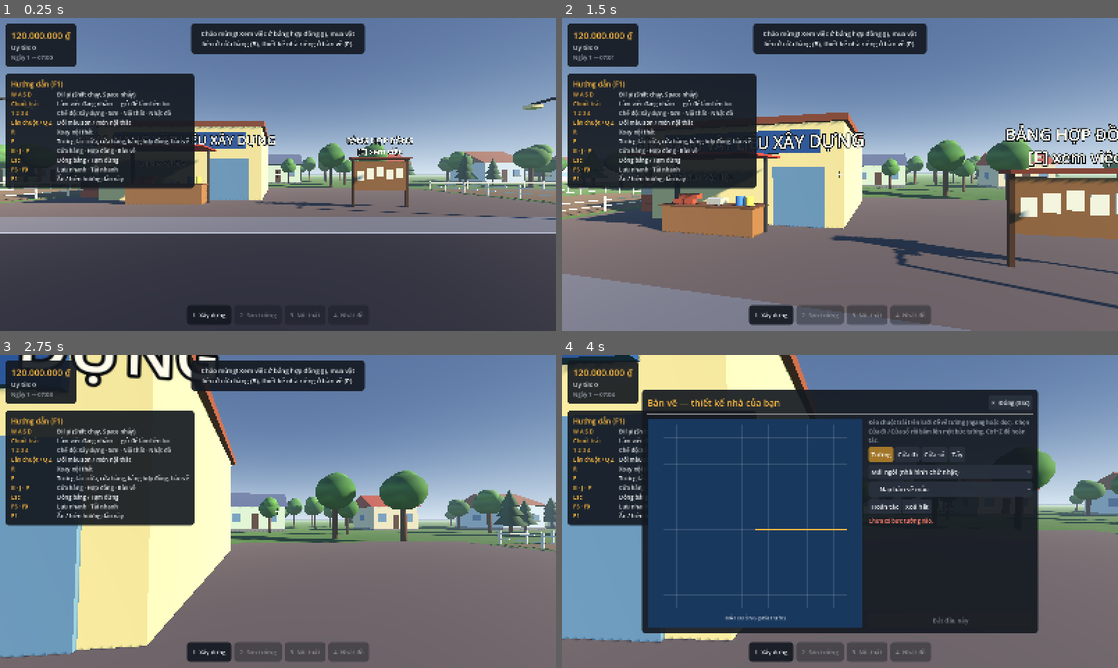
Above: before the commit, frames 1-4 (two rows, left to right).
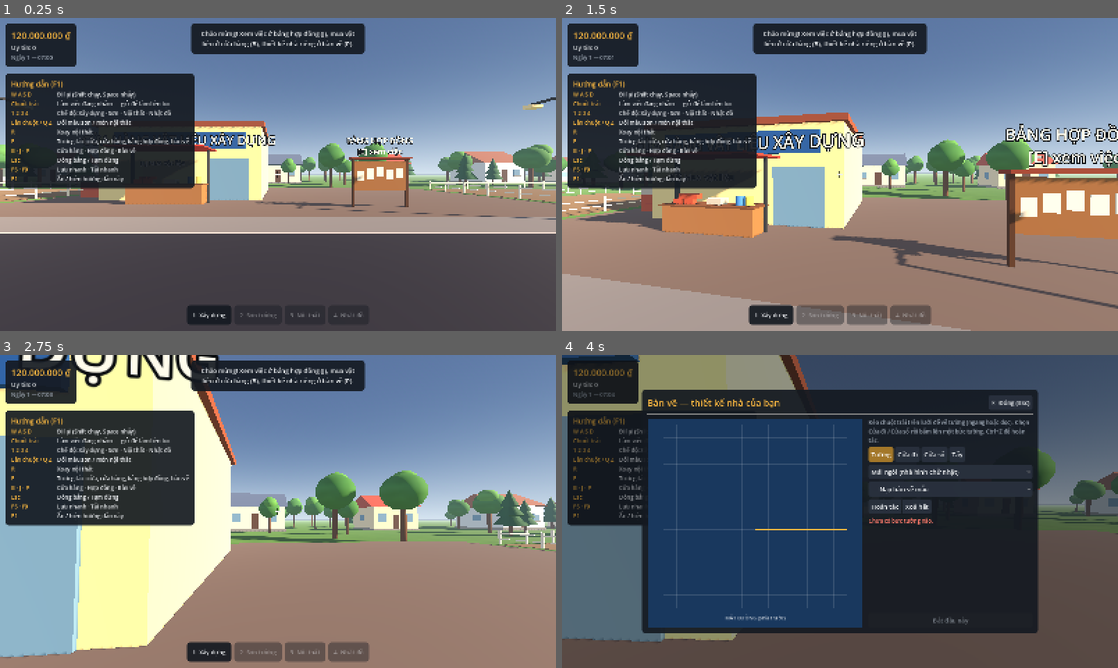
Above: after the commit, the same moments.

Repository: duahnproducts/builder_simulator
Game: Godot game, scene res://scenes/main.tscn
Two runs of this game, one before a commit and one after it. Both use one fixed random seed, a clock stepped at 60 frames per second and the inputs below.
Inputs (mouse positions are in pixels of both pictures, inside the frame that each line leads up to):
- Up to frame 1 (0.25 s): no input
- Up to frame 2 (1.5 s): tap Enter at 0.5 s; move the mouse to (867, 174) at 0.52 s; hold Q (cycle_next) 0.53-1.28 s; hold W (move_forward) from 0.53 s (still down); click (867, 174) at 0.67 s; tap Space (jump) at 0.77 s; move the mouse to (812, 174) at 1.27 s; tap Z (cycle_prev) at 1.35 s; click (812, 174) at 1.42 s
- Up to frame 3 (2.75 s): keep holding W (move_forward); tap Space (jump) at 1.52 s; move the mouse to (289, 505) at 2.02 s; hold E (interact) from 2.03 s (still down); click (289, 505) at 2.17 s
- Up to frame 4 (4 s): move the mouse to (834, 517) at 2.77 s; release E (interact) at 2.78 s; tap P (open_blueprint) at 2.85 s; click (834, 517) at 2.92 s; tap Space (jump) at 3.02 s; release W (move_forward) at 3.5 s; drag from (756, 524) to (867, 511) at 3.52 s

The runs differ from the first frame. In frame 1, 18% of the frame differs, in the area x 0-100%, y 27-69%; in frame 2, 46%, in the area x 0-100%, y 30-100%; in frame 3, 37%; in frame 4, 37%.

Commit message:
Chỉnh giao diện và ánh sáng sau khi xem ảnh chụp nghiệm thu
- Danh sách hợp đồng: mỗi hàng hai dòng (tên + trạng thái có màu) thay
  cho ItemList (vốn bỏ ký tự xuống dòng nên chữ dính nhau "chú TưCó...").
- Mở bảng: nền tối mờ phía sau; HUD ẩn checklist, tâm ngắm, gợi ý và
  thanh công cụ để không chồng chữ lên bảng.
- Thanh "Nội thất" không còn đầy khi giai đoạn đang khoá (công trình
  không bắt buộc nội thất).
- Thứ tự giai đoạn: Kahn ưu tiên giai đoạn khai báo sớm (mảng sắp xếp +
  tìm kiếm nhị phân) → "trát → sơn → lát nền" tự nhiên hơn.
- Ánh sáng môi trường chỉ 60% từ bầu trời, còn lại trắng ấm: trong nhà
  không bị ám xanh.

Co-Authored-By: Claude Opus 5.5 <noreply@anthropic.com>
Claude-Session: https://claude.ai/code/session_019BU5gwfSqov1PkxnhjWsa7

Diff:
--- a/scripts/core/construction_project.gd
+++ b/scripts/core/construction_project.gd
@@ -198,6 +198,8 @@
 				var n := int(required_furniture[item_id])
 				need += n
 				have += mini(n, furniture_inside(item_id))
+			if need == 0:  # không bắt buộc món nào: xong ngay khi được phép bày đồ
+				return 1.0 if can_furnish() else 0.0
 			return _ratio(have, need)
 	return 0.0
 
--- a/scripts/core/stage_graph.gd
+++ b/scripts/core/stage_graph.gd
@@ -27,33 +27,37 @@
 
 
 ## Sắp xếp topo bằng thuật toán Kahn: lặp lại việc lấy ra đỉnh không còn phụ thuộc.
+## Trong các đỉnh đang sẵn sàng, luôn lấy đỉnh **khai báo sớm nhất** (hàng đợi ưu tiên theo thứ tự
+## khai báo), nên thứ tự ra đời tự nhiên: "trát → sơn" đi liền nhau thay vì bị "lát nền" chen giữa.
 ## Trả về mảng rỗng nếu có chu trình hoặc phụ thuộc vào giai đoạn không tồn tại.
 func topological_order() -> Array[String]:
-	var indegree: Dictionary = {}
-	var dependents: Dictionary = {}
-	for id in _ids:
-		indegree[id] = 0
-		dependents[id] = []
-	for id in _ids:
-		for r: String in _requires[id]:
-			if not indegree.has(r):
+	var index: Dictionary = {}
+	for i in _ids.size():
+		index[_ids[i]] = i
+	var indegree := PackedInt32Array()
+	indegree.resize(_ids.size())
+	var dependents: Array[PackedInt32Array] = []
+	dependents.resize(_ids.size())
+	for i in _ids.size():
+		for r: String in _requires[_ids[i]]:
+			if not index.has(r):
 				return []
-			indegree[id] += 1
-			dependents[r].append(id)
-	var queue: Array[String] = []
-	for id in _ids:
-		if indegree[id] == 0:
-			queue.append(id)
+			indegree[i] += 1
+			dependents[index[r]].append(i)
+	# `ready` luôn được giữ tăng dần (chèn đúng chỗ bằng tìm kiếm nhị phân), phần tử đầu là nhỏ nhất.
+	var ready := PackedInt32Array()
+	for i in _ids.size():
+		if indegree[i] == 0:
+			ready.append(i)
 	var order: Array[String] = []
-	var head := 0
-	while head < queue.size():
-		var id := queue[head]
-		head += 1
-		order.append(id)
-		for dependent: String in dependents[id]:
-			indegree[dependent] -= 1
-			if indegree[dependent] == 0:
-				queue.append(dependent)
+	while not ready.is_empty():
+		var i := ready[0]
+		ready.remove_at(0)
+		order.append(_ids[i])
+		for d in dependents[i]:
+			indegree[d] -= 1
+			if indegree[d] == 0:
+				ready.insert(ready.bsearch(d), d)
 	if order.size() != _ids.size():
 		return []
 	return order
--- a/scripts/ui/contract_panel.gd
+++ b/scripts/ui/contract_panel.gd
@@ -13,7 +13,9 @@
 
 var selected := ""
 
-var _list: ItemList
+## Mỗi hợp đồng một hàng (nút bật/tắt có 2 dòng: tên + trạng thái): id → Button.
+var _rows: Dictionary = {}
+var _group := ButtonGroup.new()
 var _ids: Array[String] = []
 var _title: Label
 var _desc: Label
@@ -31,12 +33,20 @@
 	var split := HBoxContainer.new()
 	split.size_flags_vertical = Control.SIZE_EXPAND_FILL
 	split.add_theme_constant_override("separation", 16)
-	_list = ItemList.new()
-	_list.custom_minimum_size = Vector2(340, 0)
-	_list.max_text_lines = 2
-	_list.auto_height = true
-	_list.item_selected.connect(_on_item_selected)
-	split.add_child(_list)
+	# ItemList chỉ hiện một dòng mỗi mục (ký tự xuống dòng bị bỏ), nên tự dựng từng hàng.
+	var scroll := ScrollContainer.new()
+	scroll.custom_minimum_size = Vector2(340, 0)
+	scroll.horizontal_scroll_mode = ScrollContainer.SCROLL_MODE_DISABLED
+	var list := VBoxContainer.new()
+	list.size_flags_horizontal = Control.SIZE_EXPAND_FILL
+	list.add_theme_constant_override("separation", 6)
+	for c in Catalog.contracts():
+		var id := str(c["id"])
+		_ids.append(id)
+		_rows[id] = _make_row(id, str(c.get("title", id)))
+		list.add_child(_rows[id])
+	scroll.add_child(list)
+	split.add_child(scroll)
 	var right := VBoxContainer.new()
 	right.size_flags_horizontal = Control.SIZE_EXPAND_FILL
 	_title = UITheme.label("", 22, UITheme.ACCENT)
@@ -71,19 +81,32 @@
 
 
 func refresh() -> void:
-	_list.clear()
-	_ids.clear()
-	for c in Catalog.contracts():
-		var id := str(c["id"])
+	for id in _ids:
 		var status := GameState.contract_status(id)
-		var index := _list.add_item("%s\n%s" % [str(c.get("title", id)), STATUS_TEXT.get(status, status)])
-		_list.set_item_custom_fg_color(index, _status_color(status))
-		_ids.append(id)
+		var label := (_rows[id] as Button).find_child("Status", true, false) as Label
+		label.text = STATUS_TEXT.get(status, status)
+		label.add_theme_color_override("font_color", _status_color(status))
 	if selected.is_empty() or not _ids.has(selected):
 		selected = _default_selection()
-	if _ids.has(selected):
-		_list.select(_ids.find(selected))
+	# set_pressed_no_signal() không tự bỏ chọn các nút khác trong ButtonGroup, nên đặt cho từng hàng.
+	for id in _ids:
+		(_rows[id] as Button).set_pressed_no_signal(id == selected)
 	_show(selected)
+
+
+## Các hợp đồng đang được đánh dấu chọn trong danh sách (cho test; đúng ra chỉ có một).
+func pressed_rows() -> Array[String]:
+	var out: Array[String] = []
+	for id in _ids:
+		if (_rows[id] as Button).button_pressed:
+			out.append(id)
+	return out
+
+
+## Chữ trạng thái đang hiện ở hàng của hợp đồng `id` (cho test).
+func row_status_text(id: String) -> String:
+	var row: Button = _rows.get(id)
+	return (row.find_child("Status", true, false) as Label).text if row != null else ""
 
 
 func select_contract(id: String) -> void:
@@ -184,9 +207,34 @@
 	return UITheme.TEXT_DIM
 
 
-func _on_item_selected(index: int) -> void:
-	selected = _ids[index]
-	_show(selected)
+func _make_row(id: String, title: String) -> Button:
+	var row := Button.new()
+	row.name = "Row_" + id
+	row.toggle_mode = true
+	row.button_group = _group
+	row.focus_mode = Control.FOCUS_NONE
+	row.custom_minimum_size = Vector2(0, 62)
+	row.pressed.connect(select_contract.bind(id))
+	var margin := MarginContainer.new()
+	margin.set_anchors_and_offsets_preset(Control.PRESET_FULL_RECT)
+	margin.mouse_filter = Control.MOUSE_FILTER_IGNORE
+	for side: String in ["left", "right", "top", "bottom"]:
+		margin.add_theme_constant_override("margin_" + side, 10 if side in ["left", "right"] else 6)
+	var vb := VBoxContainer.new()
+	vb.mouse_filter = Control.MOUSE_FILTER_IGNORE
+	vb.add_theme_constant_override("separation", 2)
+	var title_label := UITheme.label(title, 17)
+	title_label.name = "Title"
+	title_label.text_overrun_behavior = TextServer.OVERRUN_TRIM_ELLIPSIS
+	title_label.mouse_filter = Control.MOUSE_FILTER_IGNORE
+	vb.add_child(title_label)
+	var status_label := UITheme.label("", 15)
+	status_label.name = "Status"
+	status_label.mouse_filter = Control.MOUSE_FILTER_IGNORE
+	vb.add_child(status_label)
+	margin.add_child(vb)
+	row.add_child(margin)
+	return row
 
 
 func _on_contracts_changed() -> void:
--- a/scripts/ui/hud.gd
+++ b/scripts/ui/hud.gd
@@ -12,6 +12,8 @@
 
 var build: BuildController
 var world: World
+## Đang mở một bảng giao diện: ẩn những phần chỉ cần khi đang chơi.
+var panel_mode := false
 
 var _money: Label
 var _reputation: Label
@@ -81,7 +83,7 @@
 func refresh_project() -> void:
 	var plot_id := current_plot_id()
 	var p := GameState.project_at(plot_id)
-	_project_box.visible = p != null
+	_project_box.visible = p != null and not panel_mode
 	if p == null:
 		return
 	_project_title.text = _project_name(plot_id)
@@ -99,6 +101,19 @@
 		(row.get_child(1) as ProgressBar).value = p.stage_progress(order[i]) * 100.0
 	if p.is_complete() and plot_id != GameState.HOME_PLOT and GameState.active_contract != "":
 		_project_title.text += "\n→ Xong! Mở bảng hợp đồng (J) để nghiệm thu"
+
+
+## Mở bảng giao diện thì ẩn checklist, tâm ngắm, gợi ý và thanh công cụ (bảng che mất, chữ chồng lên nhau).
+func set_panel_mode(value: bool) -> void:
+	panel_mode = value
+	_crosshair.visible = not value
+	_hint.visible = not value
+	_hotbar_box.visible = not value
+	refresh_project()
+
+
+func is_project_visible() -> bool:
+	return _project_box.visible
 
 
 func show_toast(text: String, kind := "info") -> void:
--- a/scripts/ui/ui_root.gd
+++ b/scripts/ui/ui_root.gd
@@ -9,6 +9,8 @@
 var panels: Dictionary = {}
 
 var _center: CenterContainer
+## Nền tối mờ phía sau bảng đang mở, cho chữ trên bảng dễ đọc.
+var _backdrop: ColorRect
 
 
 func setup(build: BuildController, world: World) -> void:
@@ -26,6 +28,13 @@
 	hud.setup(build, world)
 	help = HelpOverlay.new()
 	root.add_child(help)
+	_backdrop = ColorRect.new()
+	_backdrop.name = "Backdrop"
+	_backdrop.color = Color(0.02, 0.03, 0.05, 0.45)
+	_backdrop.set_anchors_and_offsets_preset(Control.PRESET_FULL_RECT)
+	_backdrop.mouse_filter = Control.MOUSE_FILTER_IGNORE
+	_backdrop.visible = false
+	root.add_child(_backdrop)
 	_center = CenterContainer.new()
 	_center.name = "Panels"
 	_center.set_anchors_and_offsets_preset(Control.PRESET_FULL_RECT)
@@ -79,6 +88,10 @@
 	help.visible = not help.visible
 
 
+func is_backdrop_visible() -> bool:
+	return _backdrop.visible
+
+
 func _unhandled_input(event: InputEvent) -> void:
 	if event.is_action_pressed("pause"):
 		var current := open_panel_id()
@@ -109,6 +122,15 @@
 func _add_panel(panel: PanelBase) -> void:
 	_center.add_child(panel)
 	panels[panel.panel_id] = panel
+	panel.opened.connect(_on_panels_changed)
+	panel.closed.connect(_on_panels_changed)
+
+
+## Có bảng mở: hiện nền mờ và thu gọn HUD (ẩn checklist, tâm ngắm, gợi ý, thanh công cụ).
+func _on_panels_changed() -> void:
+	var any := not open_panel_id().is_empty()
+	_backdrop.visible = any
+	hud.set_panel_mode(any)
 
 
 func _on_saved(slot: String) -> void:
--- a/scripts/world/world.gd
+++ b/scripts/world/world.gd
@@ -112,6 +112,10 @@
 	environment.background_mode = Environment.BG_SKY
 	environment.sky = sky
 	environment.ambient_light_source = Environment.AMBIENT_SOURCE_SKY
+	# Chỉ lấy 60% ánh sáng môi trường từ bầu trời (xanh), phần còn lại là màu trắng ấm:
+	# trong nhà (chỉ được chiếu bởi ánh sáng môi trường) không bị ám xanh.
+	environment.ambient_light_sky_contribution = 0.6
+	environment.ambient_light_color = Color(1.0, 0.93, 0.84)
 	environment.tonemap_mode = Environment.TONE_MAPPER_FILMIC
 	environment.fog_enabled = true
 	environment.fog_density = 0.0015
--- a/tests/integration/test_ui.gd
+++ b/tests/integration/test_ui.gd
@@ -196,6 +196,39 @@
 	assert_vec_near(cross.get_center(), screen.get_center(), 2.0, "tâm ngắm ở giữa màn hình")
 
 
+func test_mo_bang_thi_hud_gon_lai_va_co_nen_mo() -> void:
+	await _setup()
+	GameState.accept_contract("hd01")
+	ui.hud.refresh_project()
+	assert_true(ui.hud.is_project_visible())
+	assert_false(ui.is_backdrop_visible())
+	ui.open_panel("shop")
+	assert_true(ui.is_backdrop_visible(), "mở bảng thì có nền mờ phía sau")
+	assert_true(ui.hud.panel_mode)
+	assert_false(ui.hud.is_project_visible(), "checklist không chồng lên bảng")
+	ui.open_panel("contracts")
+	assert_true(ui.is_backdrop_visible(), "chuyển bảng thì nền mờ vẫn còn")
+	ui.close_panel("contracts")
+	assert_false(ui.is_backdrop_visible())
+	assert_false(ui.hud.panel_mode)
+	assert_true(ui.hud.is_project_visible())
+
+
+func test_danh_sach_hop_dong_hien_ten_va_trang_thai() -> void:
+	await _setup()
+	var panel: ContractPanel = ui.panels["contracts"]
+	ui.open_panel("contracts")
+	assert_eq(panel.row_status_text("hd01"), "Có thể nhận")
+	assert_eq(panel.row_status_text("hd05"), "Chưa mở — cần thêm uy tín")
+	assert_eq(panel.pressed_rows(), ["hd01"])
+	panel.select_contract("hd03")
+	assert_eq(panel.pressed_rows(), ["hd03"], "chỉ một hàng được chọn")
+	panel.select_contract("hd01")
+	panel.accept()
+	assert_eq(panel.row_status_text("hd01"), "ĐANG LÀM", "nhận xong thì hàng cập nhật trạng thái")
+	assert_eq(panel.row_status_text("hd02"), "Chưa mở — cần thêm uy tín")
+
+
 func test_hud_cap_nhat() -> void:
 	await _setup()
 	GameState.buy("cement", 1)
--- a/tests/unit/test_construction_project.gd
+++ b/tests/unit/test_construction_project.gd
@@ -85,6 +85,7 @@
 	assert_false(p.is_complete())
 	assert_eq(p.stage_order()[0], "excavation")
 	assert_eq(p.stage_order()[-1], "furnish")
+	assert_eq(p.stage_progress("furnish"), 0.0, "chưa được bày đồ thì thanh nội thất trống")
 
 
 func test_do_mong_can_dao_truoc_va_can_xi_mang() -> void:
@@ -276,3 +277,12 @@
 	q.inventory.add("bed", 1)
 	q.required_furniture = {}
 	assert_eq(q.place_furniture("bed", Vector3.ZERO, 0.0), R.LOCKED)
+
+
+func test_khong_bat_buoc_noi_that_thi_xong_khi_duoc_bay_do() -> void:
+	var p := _project()
+	assert_eq(p.stage_progress("furnish"), 0.0, "đang khoá thì thanh tiến độ trống")
+	assert_eq(_build_all(p), 0)
+	assert_eq(p.stage_status("furnish"), S.DONE)
+	assert_eq(p.stage_progress("furnish"), 1.0)
+	assert_true(p.is_complete())
--- a/tests/unit/test_wall_roof.gd
+++ b/tests/unit/test_wall_roof.gd
@@ -258,6 +258,20 @@
 	for s: Dictionary in ConstructionProject.STAGES:
 		for req: String in s["requires"]:
 			assert_lt(order.find(req), order.find(s["id"]), "%s phải trước %s" % [req, s["id"]])
+	assert_eq(order, ["excavation", "foundation", "walls", "openings", "roof", "plaster", "paint", "floor",
+			"furnish"], "trong các giai đoạn sẵn sàng, cái khai báo trước đứng trước")
+
+
+func test_thu_tu_topo_uu_tien_thu_tu_khai_bao() -> void:
+	var g := StageGraph.new()
+	g.add_stage("goc", [])
+	g.add_stage("a", ["goc"])
+	g.add_stage("b", ["goc"])
+	g.add_stage("a2", ["a"])
+	g.add_stage("c", [])
+	# Hàng đợi FIFO sẽ cho: goc, c, a, b, a2 ("c" chen lên vì sẵn sàng từ đầu).
+	# Ưu tiên thứ tự khai báo: luôn lấy đỉnh sẵn sàng có chỉ số khai báo nhỏ nhất.
+	assert_eq(g.topological_order(), ["goc", "a", "b", "a2", "c"])
 
 
 func test_phat_hien_chu_trinh() -> void:
Not shown, changed: docs/04-thi-cong.md
